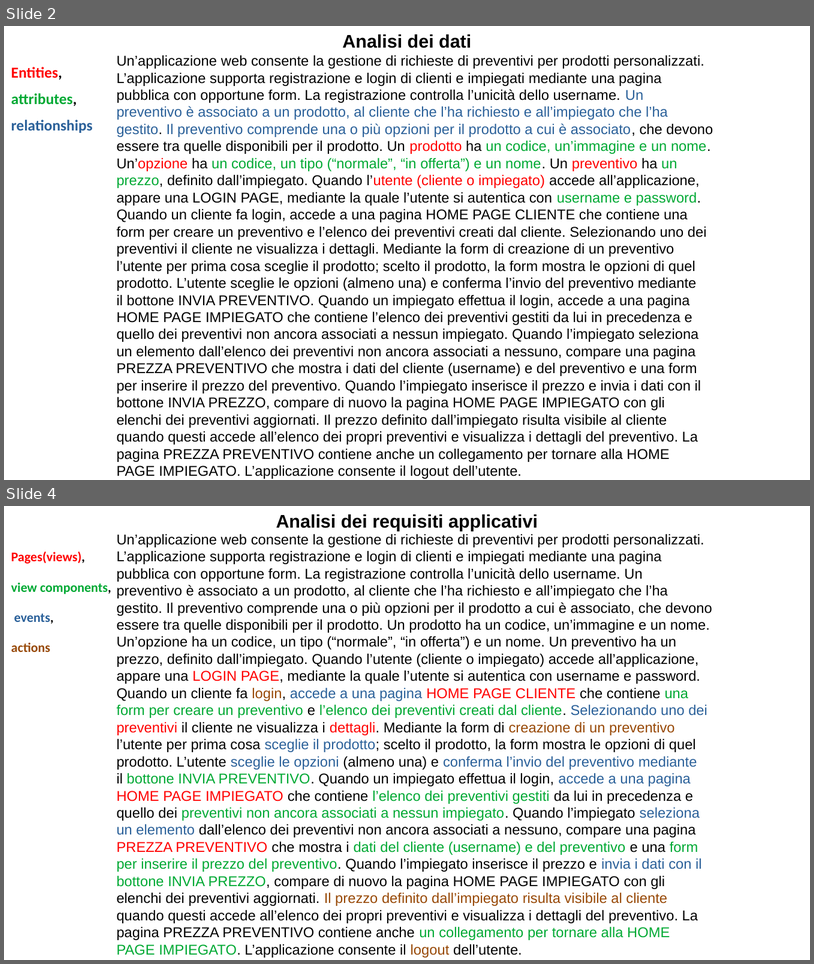
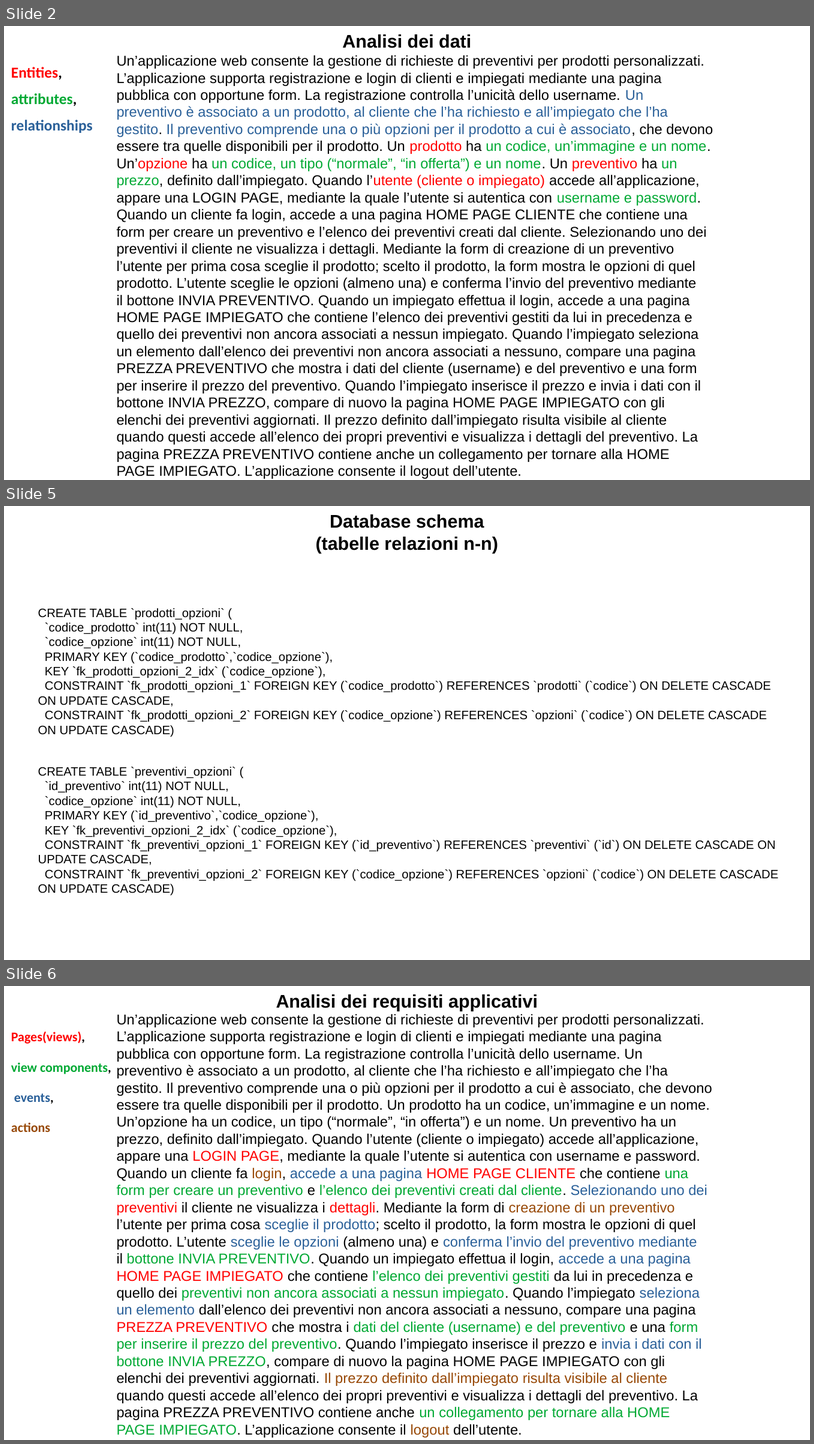
Before and after one commit to jonnysciar/TIW_Project, a slide deck: Documentazione/documentazione.odp. Shown one above the other, each under a label of ours: slides 2 and 4 before the commit, slides 2, 5 and 6 after it; the slides between them are not shown. The pictures are 814x964 and 814x1444 pixels, drawn with LibreOffice and Linux fonts; fonts in the diff are those of the drawing. Boxes give left, top, right and bottom in pixels: in the first picture for what was removed or moved away, otherwise in the second. Text is boxed around its words. In the diff, an @@ line names an element or a change of style, - is before the commit and + after.

```diff
--- a/Documentazione/documentazione.odp
+++ b/Documentazione/documentazione.odp
@@ slide 5 added at (4,506,810,960), background #FFFFFF @@
@@ text added at (316,514,498,553), 18 pt, text #000000, bold @@
+Database schema
+(tabelle relazioni n-n)
@@ text added at (38,608,771,737), 12 pt, text #000000 @@
+CREATE TABLE `prodotti_opzioni` (
+`codice_prodotto` int(11) NOT NULL,
+`codice_opzione` int(11) NOT NULL,
+PRIMARY KEY (`codice_prodotto`,`codice_opzione`),
+KEY `fk_prodotti_opzioni_2_idx` (`codice_opzione`),
+CONSTRAINT `fk_prodotti_opzioni_1` FOREIGN KEY (`codice_prodotto`) REFERENCES `prodotti` (`codice`) ON DELETE CASCADE ON UPDATE CASCADE,
+CONSTRAINT `fk_prodotti_opzioni_2` FOREIGN KEY (`codice_opzione`) REFERENCES `opzioni` (`codice`) ON DELETE CASCADE ON UPDATE CASCADE)
@@ text added at (38,766,779,895), 12 pt, text #000000 @@
+CREATE TABLE `preventivi_opzioni` (
+`id_preventivo` int(11) NOT NULL,
+`codice_opzione` int(11) NOT NULL,
+PRIMARY KEY (`id_preventivo`,`codice_opzione`),
+KEY `fk_preventivi_opzioni_2_idx` (`codice_opzione`),
+CONSTRAINT `fk_preventivi_opzioni_1` FOREIGN KEY (`id_preventivo`) REFERENCES `preventivi` (`id`) ON DELETE CASCADE ON UPDATE CASCADE,
+CONSTRAINT `fk_preventivi_opzioni_2` FOREIGN KEY (`codice_opzione`) REFERENCES `opzioni` (`codice`) ON DELETE CASCADE ON UPDATE CASCADE)
@@ what was slide 4 is now slide 6 @@
```
Also in this commit, not shown: 2 slides changed, 1 other slide added, 1 other file.
